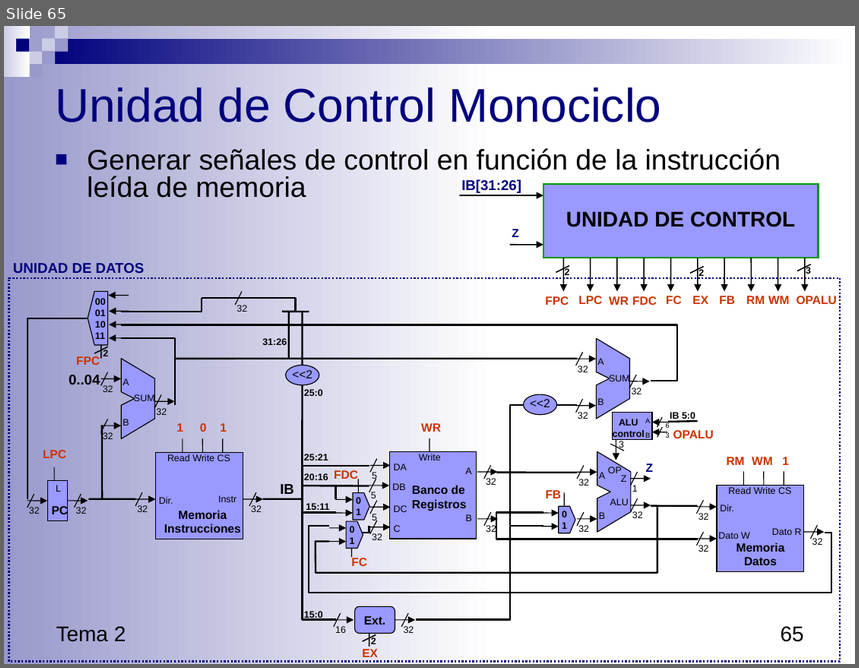
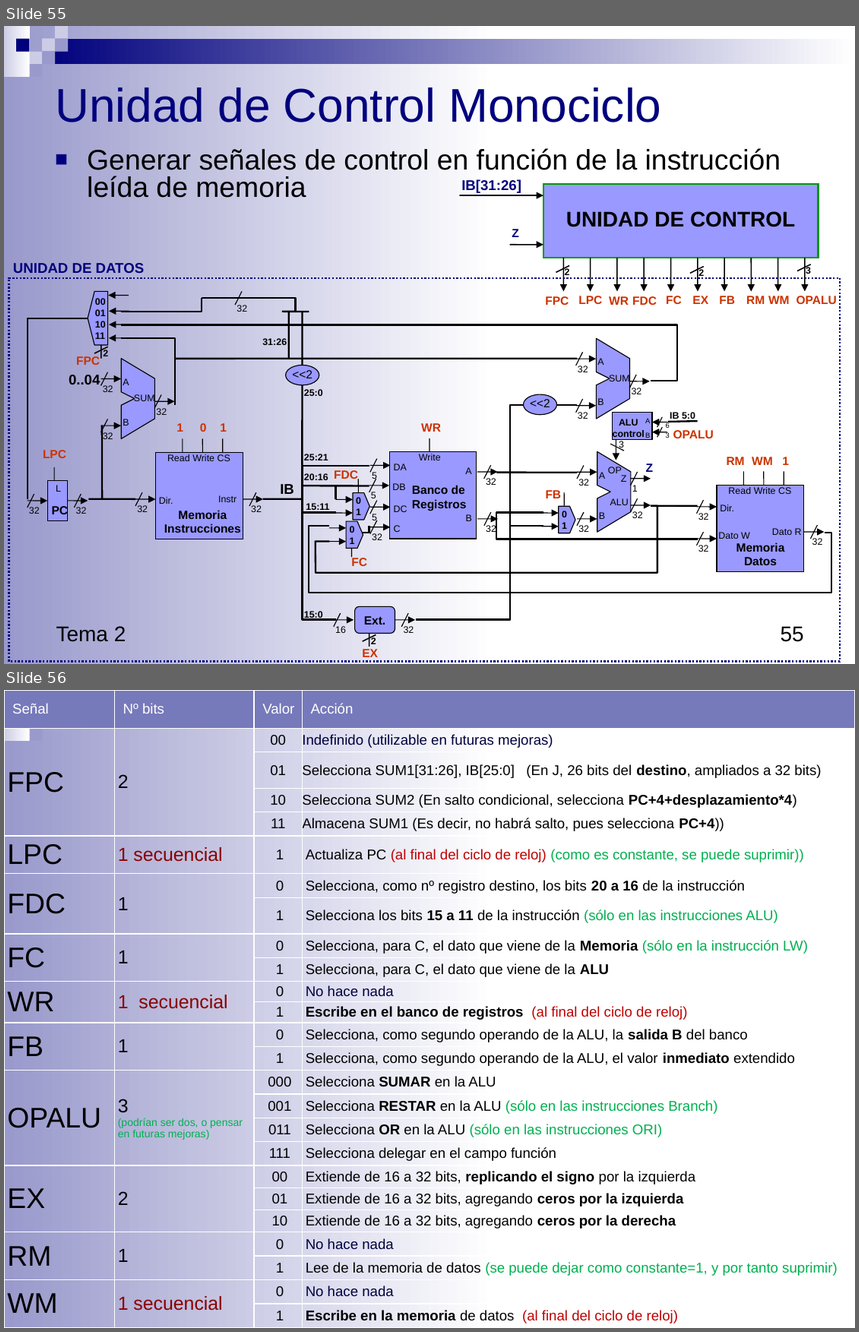
Before and after one commit to luisfromero/fucomp, a slide deck: temas/Tema3.pptx. Shown one above the other, each under a label of ours: slide 65 before the commit, slides 55 and 56 after it. The pictures are 859x668 and 859x1332 pixels, drawn with LibreOffice and Linux fonts; fonts in the diff are those of the drawing. Boxes give left, top, right and bottom in pixels: in the first picture for what was removed or moved away, otherwise in the second. Text is boxed around its words. In the diff, an @@ line names an element or a change of style, - is before the commit and + after.

Commit message:
Tema 3 actualizado

```diff
--- a/temas/Tema3.pptx
+++ b/temas/Tema3.pptx
@@ slide 56 added at <box>4,690,855,1328</box>, background #FFFFFF; not listed: 10 template elements that a slide beside it also shows @@
@@ table added at <box>4,690,855,1328</box>, 25 rows, 4 columns @@
+Señal | Nº bits | Valor | Acción
+FPC | 2 | 00 | Indefinido (utilizable en futuras mejoras)
+ |  | 01 | Selecciona SUM1[31:26], IB[25:0] (En J, 26 bits del destino, ampliados a 32 bits)
+ |  | 10 | Selecciona SUM2 (En salto condicional, selecciona PC+4+desplazamiento*4)
+ |  | 11 | Almacena SUM1 (Es decir, no habrá salto, pues selecciona PC+4))
+LPC | 1 secuencial | 1 | Actualiza PC (al final del ciclo de reloj) (como es constante, se puede suprimir))
+FDC | 1 | 0 | Selecciona, como nº registro destino, los bits 20 a 16 de la instrucción
+ |  | 1 | Selecciona los bits 15 a 11 de la instrucción (sólo en las instrucciones ALU)
+FC | 1 | 0 | Selecciona, para C, el dato que viene de la Memoria (sólo en la instrucción LW)
+ |  | 1 | Selecciona, para C, el dato que viene de la ALU
+WR | 1 secuencial | 0 | No hace nada
+ |  | 1 | Escribe en el banco de registros (al final del ciclo de reloj)
+FB | 1 | 0 | Selecciona, como segundo operando de la ALU, la salida B del banco
+ |  | 1 | Selecciona, como segundo operando de la ALU, el valor inmediato extendido
+OPALU | 3 / (podrían ser dos, o pensar en futuras mejoras) | 000 | Selecciona SUMAR en la ALU
+ |  | 001 | Selecciona RESTAR en la ALU (sólo en las instrucciones Branch)
+ |  | 011 | Selecciona OR en la ALU (sólo en las instrucciones ORI)
+ |  | 111 | Selecciona delegar en el campo función
+EX | 2 | 00 | Extiende de 16 a 32 bits, replicando el signo por la izquierda
+ |  | 01 | Extiende de 16 a 32 bits, agregando ceros por la izquierda
+ |  | 10 | Extiende de 16 a 32 bits, agregando ceros por la derecha
+RM | 1 | 0 | No hace nada
+ |  | 1 | Lee de la memoria de datos (se puede dejar como constante=1, y por tanto suprimir)
+WM | 1 secuencial | 0 | No hace nada
+ |  | 1 | Escribe en la memoria de datos (al final del ciclo de reloj)
@@ what was slide 65 is now slide 55 @@
@@ page number at <box>781,626,804,642</box>: text changed @@
-65
+55
```
Also in this commit, not shown: 21 slides changed, 3 other slides added, 8 slides removed, 8 other files.
